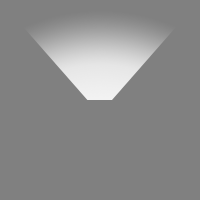
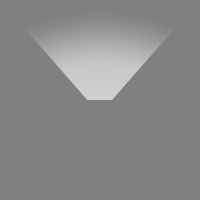
Layer changes from the first 200 x 200 image to the second:
"レイヤー 2": opacity 100% → 70% over box(29, 17, 171, 100)
